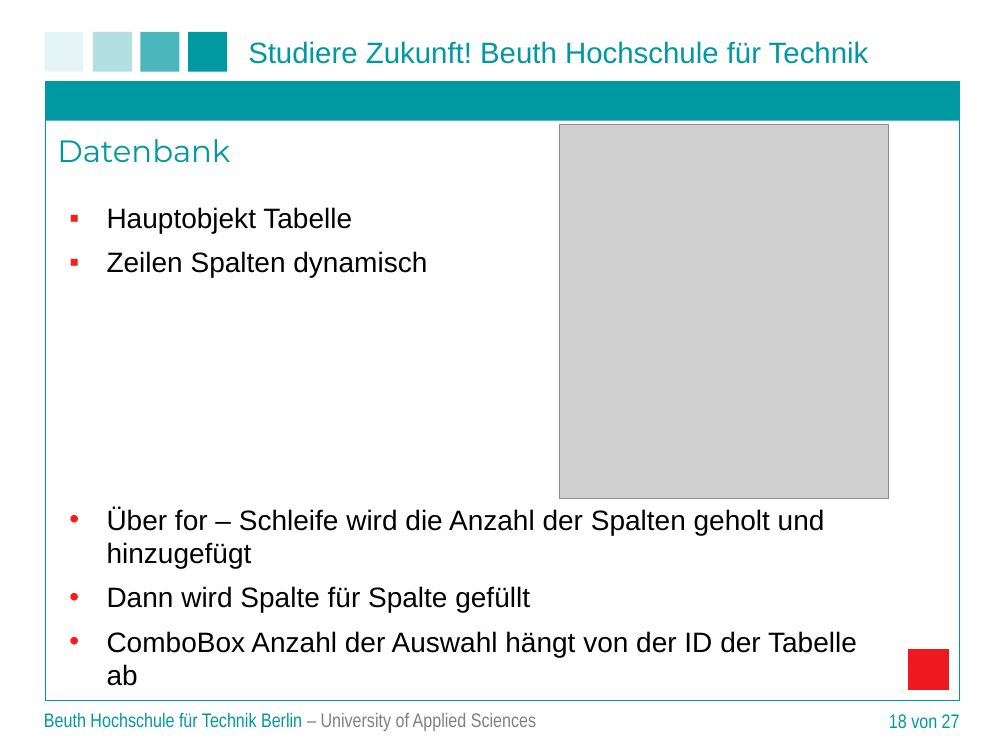
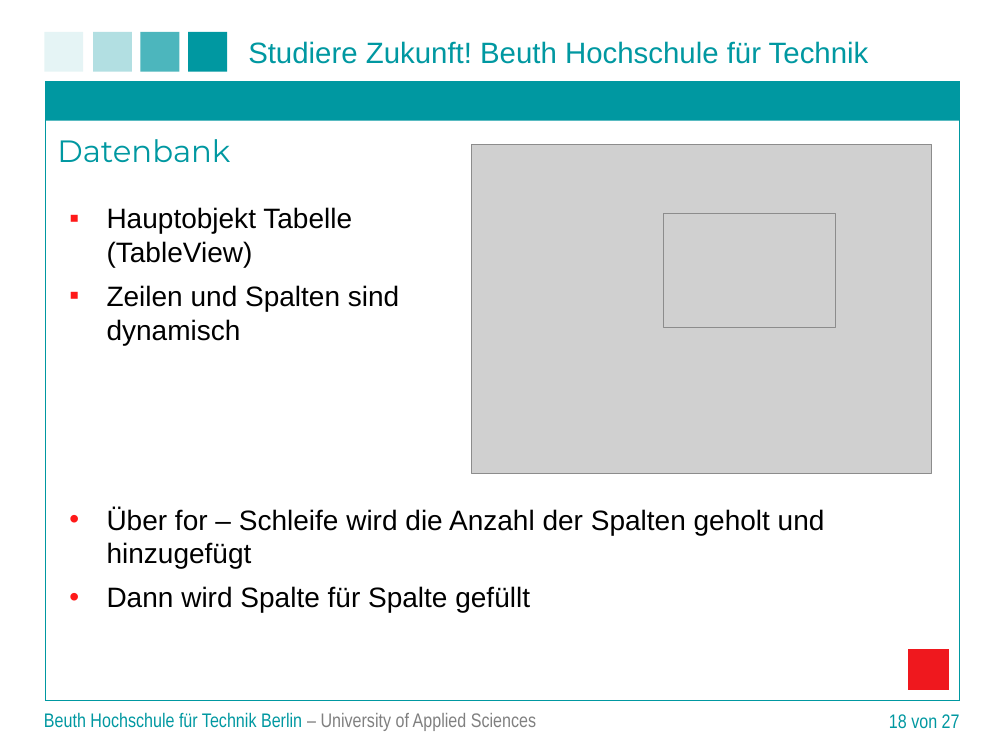
Before and after one commit to matt-han/TuerSpion, a slide deck: slide 18 of Projektpraesentation.ppt. Drawn at 1008x756 pixels with LibreOffice and Linux fonts; fonts in the diff are those of the drawing; grey boxes stand for pictures; background and template pictures are left out. Boxes give left, top, right and bottom in pixels: in the first picture for what was removed or moved away, otherwise in the second. Text is boxed around its words. In the diff, an @@ line names an element or a change of style, - is before the commit and + after.

```diff
--- a/Projektpraesentation.ppt
+++ b/Projektpraesentation.ppt
@@ picture: place and size @@
-picture at <box>559,124,888,499</box>
+picture at <box>471,144,931,473</box>
@@ text at <box>107,207,399,345</box>: text changed @@
-▪ Hauptobjekt Tabelle
-▪ Zeilen Spalten dynamisch
+▪ Hauptobjekt Tabelle (TableView)
+▪ Zeilen und Spalten sind dynamisch
@@ picture added at <box>664,214,837,328</box> @@
@@ text at <box>107,631,857,686</box>: paragraph removed @@
-• ComboBox Anzahl der Auswahl hängt von der ID der Tabelle ab
```
Also in this commit, not shown: 4 other slides changed, 1 slide added, 1 slide removed.
